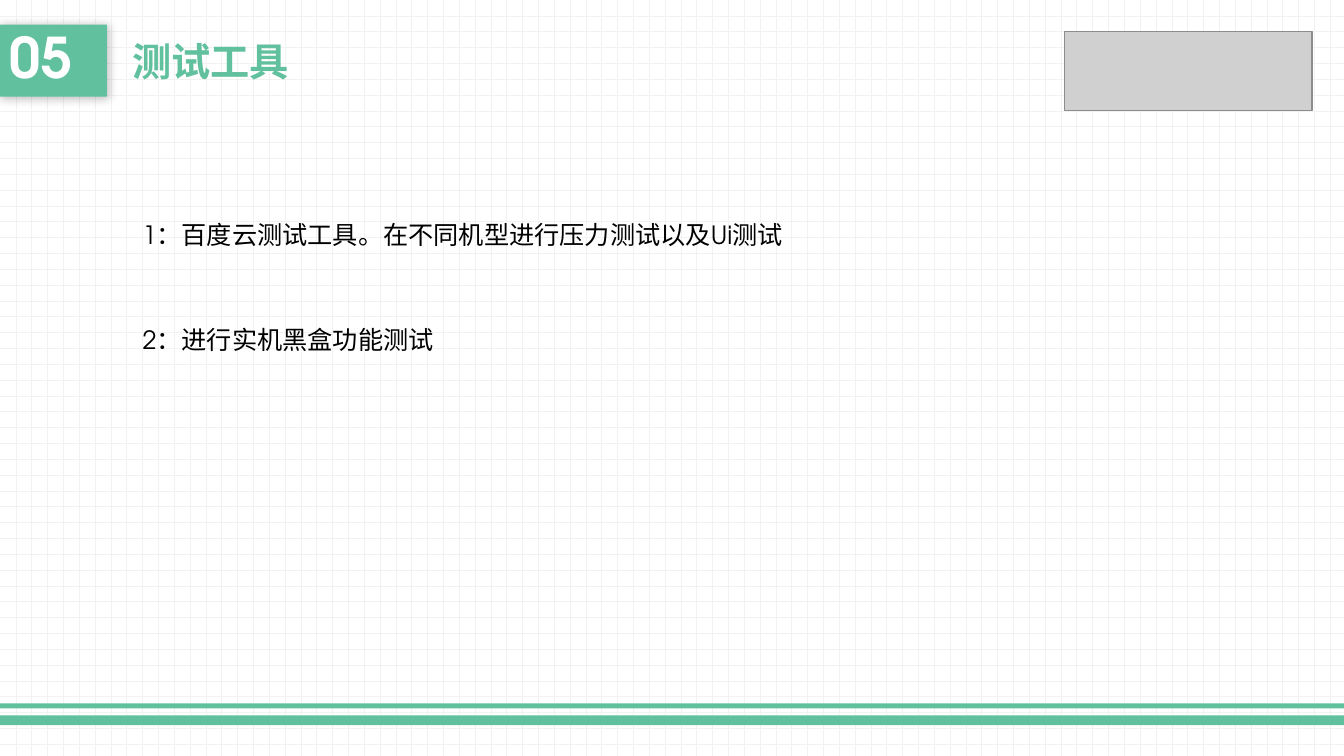
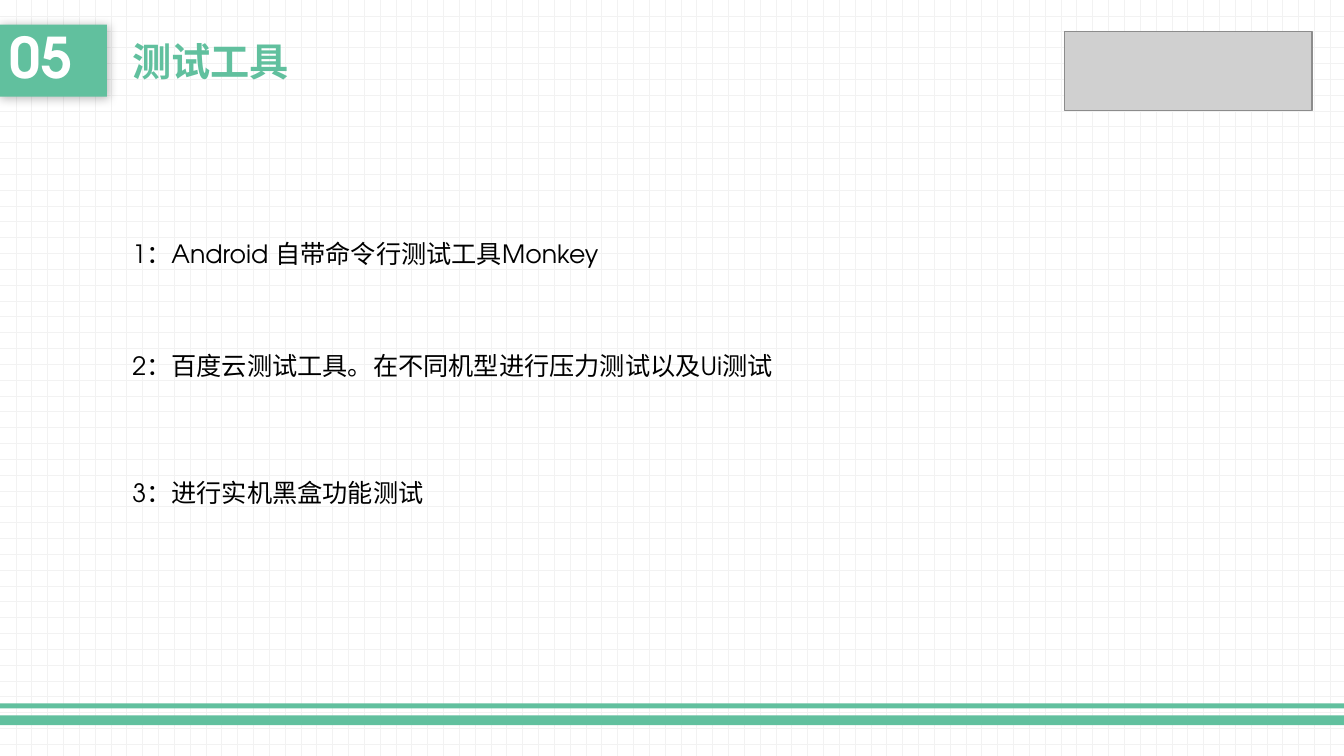
Before and after one commit to liuk5546/campaigo, a slide deck: slide 27 of doc/实现阶段/SE-2017秋-G10-实现阶段PPT最新.pptx (slide 24 before the commit). Drawn at 1344x756 pixels with LibreOffice and Linux fonts; fonts in the diff are those of the drawing; grey boxes stand for pictures. Boxes give left, top, right and bottom in pixels: in the first picture for what was removed or moved away, otherwise in the second. Text is boxed around its words. In the diff, an @@ line names an element or a change of style, - is before the commit and + after.

```diff
--- a/doc/实现阶段/SE-2017秋-G10-实现阶段PPT最新.pptx
+++ b/doc/实现阶段/SE-2017秋-G10-实现阶段PPT最新.pptx
@@ text added at [132, 241, 598, 268], 18 pt, text #000000 @@
+1：Android 自带命令行测试工具Monkey
@@ text at [132, 353, 772, 377]: text changed @@
-1：百度云测试工具。在不同机型进行压力测试以及Ui测试
+2：百度云测试工具。在不同机型进行压力测试以及Ui测试
@@ text at [132, 480, 423, 504]: text changed @@
-2：进行实机黑盒功能测试
+3：进行实机黑盒功能测试
```
Also in this commit, not shown: 5 other slides changed, 4 slides added, 5 other files.
